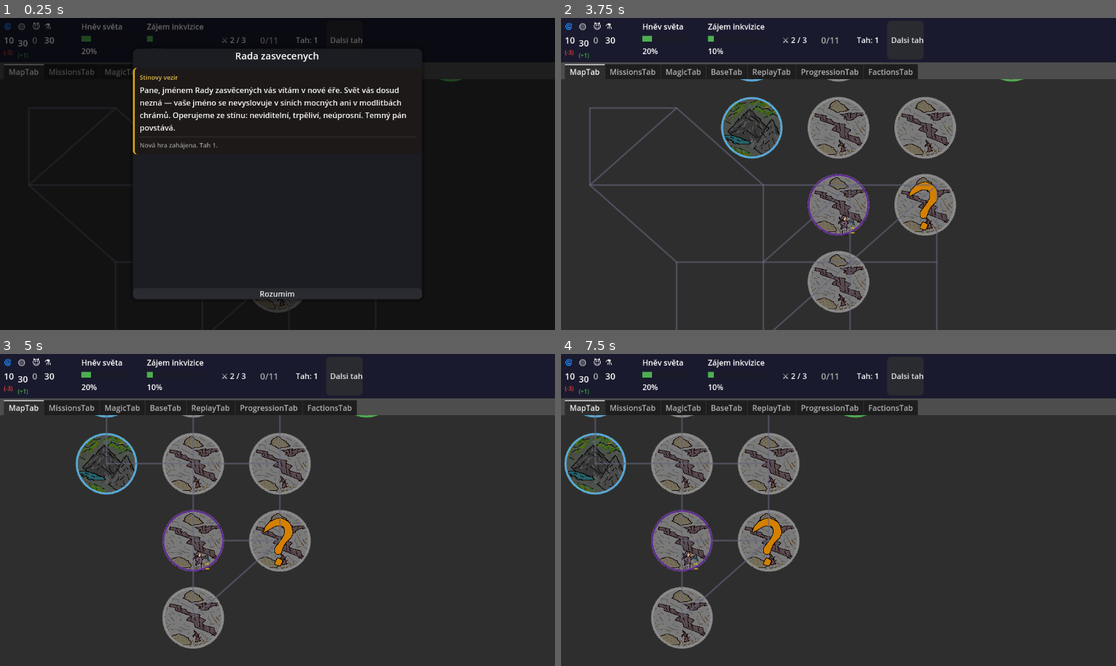
Above: before the commit, frames 1-4 (two rows, left to right).
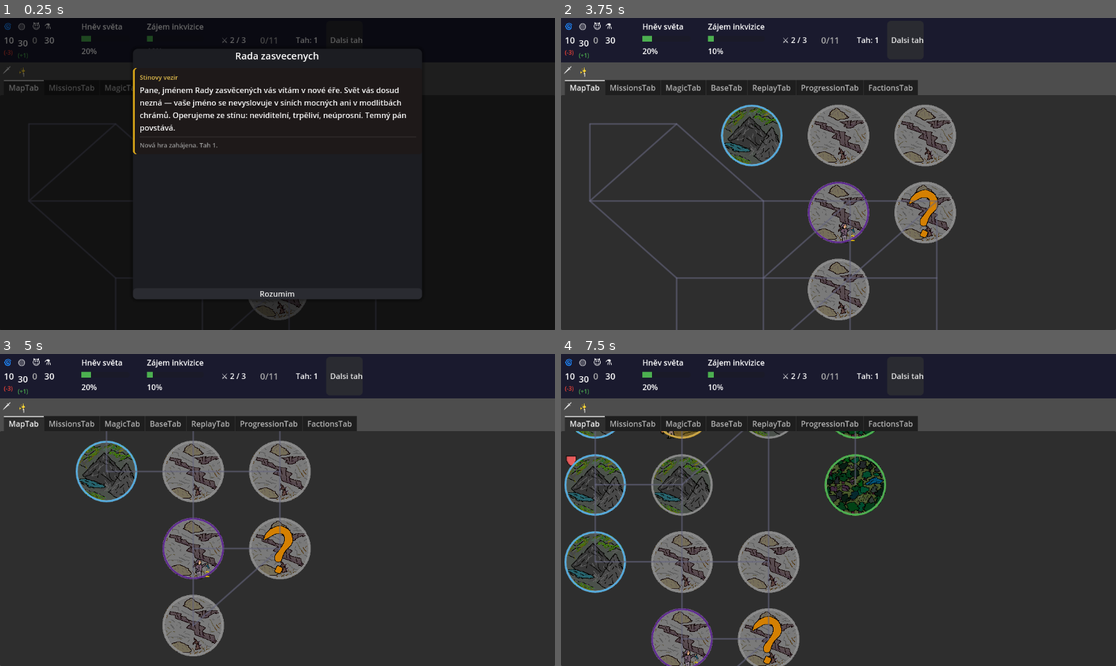
Above: after the commit, the same moments.

Repository: HannibalCZ/dark-lord
Game: Godot game, scene res://scenes/Main.tscn
Two runs of this game, one before a commit and one after it. Both use one fixed random seed, a clock stepped at 60 frames per second and the inputs below.
Inputs (mouse positions are in pixels of both pictures, inside the frame that each line leads up to):
- Up to frame 1 (0.25 s): no input
- Up to frame 2 (3.75 s): click "Dalsi tah" at 0.5 s; click (749, 49) at 1.27 s; click (566, 71) at 2 s, where only the run after the commit has a clickable "🗡"; click (583, 71) at 2.75 s, where only the run after the commit has a clickable "✨"; click "Rozumim" at 3.5 s
- Up to frame 3 (5 s): tap Enter at 4.25 s; move the mouse to (399, 494) at 4.27 s; hold D from 4.28 s (still down)
- Up to frame 4 (7.5 s): move the mouse to (727, 525) at 5.02 s; release D at 5.03 s; hold S 5.03-5.78 s; move the mouse to (894, 441) at 5.77 s; hold D 5.78-6.53 s; move the mouse to (810, 572) at 6.52 s; hold W 6.53-7.28 s; move the mouse to (1005, 556) at 7.27 s; hold A from 7.28 s (still down)

The runs differ from the first frame. In frame 1, 0.6% of the frame differs, in the area x 0-84%, y 14-97%; in frame 2, 16%; in frame 3, 14%; in frame 4, 22%, in the area x 0-100%, y 14-100%.

Commit message:
feat(v0.05): AlertBar — zapojení do main.tscn, propojení signálů s MapTab
Co-Authored-By: Claude Sonnet 4.6 <noreply@anthropic.com>

Diff:
--- a/scenes/Main.tscn
+++ b/scenes/Main.tscn
@@ -7,6 +7,7 @@
 [ext_resource type="PackedScene" uid="uid://dr1uf3dhxyvm2" path="res://scenes/ui/MagicTab.tscn" id="4_vcsgt"]
 [ext_resource type="PackedScene" uid="uid://1krboumaxk6e" path="res://scenes/ui/BaseTab.tscn" id="5_c01mt"]
 [ext_resource type="PackedScene" path="res://scenes/ui/CouncilPanel.tscn" id="6_council"]
+[ext_resource type="PackedScene" uid="uid://b4alertbar001" path="res://scenes/ui/AlertBar.tscn" id="9_alertbar"]
 [ext_resource type="PackedScene" path="res://scenes/ui/ProgressionTab.tscn" id="7_ptab"]
 [ext_resource type="PackedScene" path="res://scenes/ui/FactionsTab.tscn" id="8_ftab"]
 
@@ -28,6 +29,9 @@
 
 [node name="TopBar" parent="VBoxContainer" instance=ExtResource("1_rarhs")]
 custom_minimum_size = Vector2(0, 30)
+layout_mode = 2
+
+[node name="AlertBar" parent="VBoxContainer" instance=ExtResource("9_alertbar")]
 layout_mode = 2
 
 [node name="TabContainer" type="TabContainer" parent="VBoxContainer"]
@@ -71,3 +75,6 @@
 metadata/_tab_index = 6
 
 [node name="CouncilPanel" parent="." instance=ExtResource("6_council")]
+
+[connection signal="highlight_regions_requested" from="VBoxContainer/AlertBar" to="VBoxContainer/TabContainer/MapTab" method="highlight_alert_regions"]
+[connection signal="clear_highlights_requested" from="VBoxContainer/AlertBar" to="VBoxContainer/TabContainer/MapTab" method="clear_alert_highlights"]
Not shown: 1 places in scenes/Main.tscn that only renumber resources
